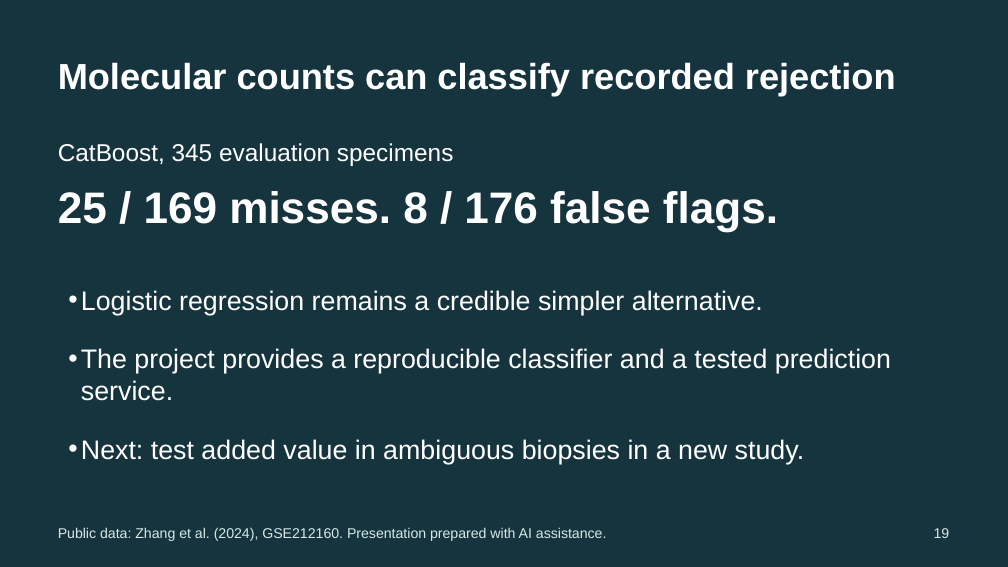
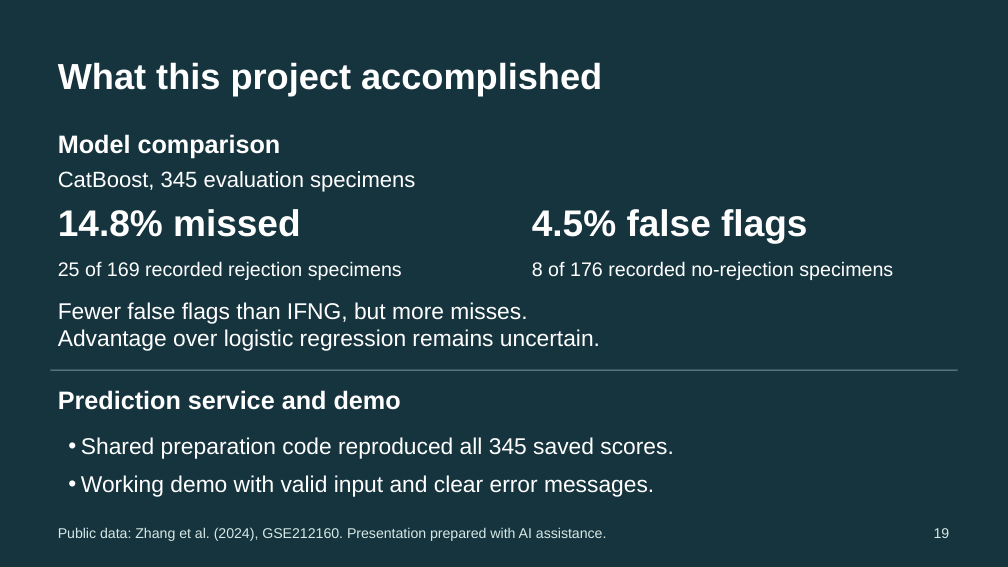
Before and after one commit to ca34525/Kidney-Biopsy-Rejection-Classifier, a slide deck: slide 19 of presentation/unos_kidney_biopsy.pptx. Drawn at 1008x567 pixels with LibreOffice and Linux fonts; fonts in the diff are those of the drawing. Boxes give left, top, right and bottom in pixels: in the first picture for what was removed or moved away, otherwise in the second. Text is boxed around its words. In the diff, an @@ line names an element or a change of style, - is before the commit and + after.

Commit message:
Refine presentation layouts, clinical context, and project conclusions

```diff
--- a/presentation/unos_kidney_biopsy.pptx
+++ b/presentation/unos_kidney_biopsy.pptx
@@ text at (58,62,602,96): text changed @@
-Molecular counts can classify recorded rejection
+What this project accomplished
@@ text added at (58,134,281,159), 24 pt, text #FFFFFF, bold @@
+Model comparison
@@ text "CatBoost, 345 evaluation specimens": place and size @@
-text "CatBoost, 345 evaluation specimens" at (58,143,454,166)
+text "CatBoost, 345 evaluation specimens" at (58,171,415,192)
@@ text "CatBoost, 345 evaluation specimens" at (58,171,415,192): size 23.2 to 21 pt @@
@@ text removed at (58,191,778,231) @@
-25 / 169 misses. 8 / 176 false flags.
@@ text added at (58,209,301,237), 35.2 pt, text #FFFFFF, bold @@
+14.8% missed
@@ text added at (532,209,807,243), 35.2 pt, text #FFFFFF, bold @@
+4.5% false flags
@@ text added at (58,261,402,280), 18.8 pt, text #FFFFFF @@
+25 of 169 recorded rejection specimens
@@ text added at (532,261,893,280), 18.8 pt, text #FFFFFF @@
+8 of 176 recorded no-rejection specimens
@@ text removed at (81,290,891,464) @@
-• Logistic regression remains a credible simpler alternative.
-• The project provides a reproducible classifier and a tested prediction service.
-• Next: test added value in ambiguous biopsies in a new study.
@@ text added at (58,302,600,351), 21.8 pt, text #FFFFFF @@
+Fewer false flags than IFNG, but more misses.
+Advantage over logistic regression remains uncertain.
@@ line added from (51, 371) to (958, 371), #78949B 0.9 pt @@
@@ text added at (58,390,401,410), 24 pt, text #FFFFFF, bold @@
+Prediction service and demo
@@ text added at (81,437,673,497), 21.8 pt, text #FFFFFF @@
+• Shared preparation code reproduced all 345 saved scores.
+• Working demo with valid input and clear error messages.
```
Also in this commit, not shown: 7 other slides changed, 19 other files.
